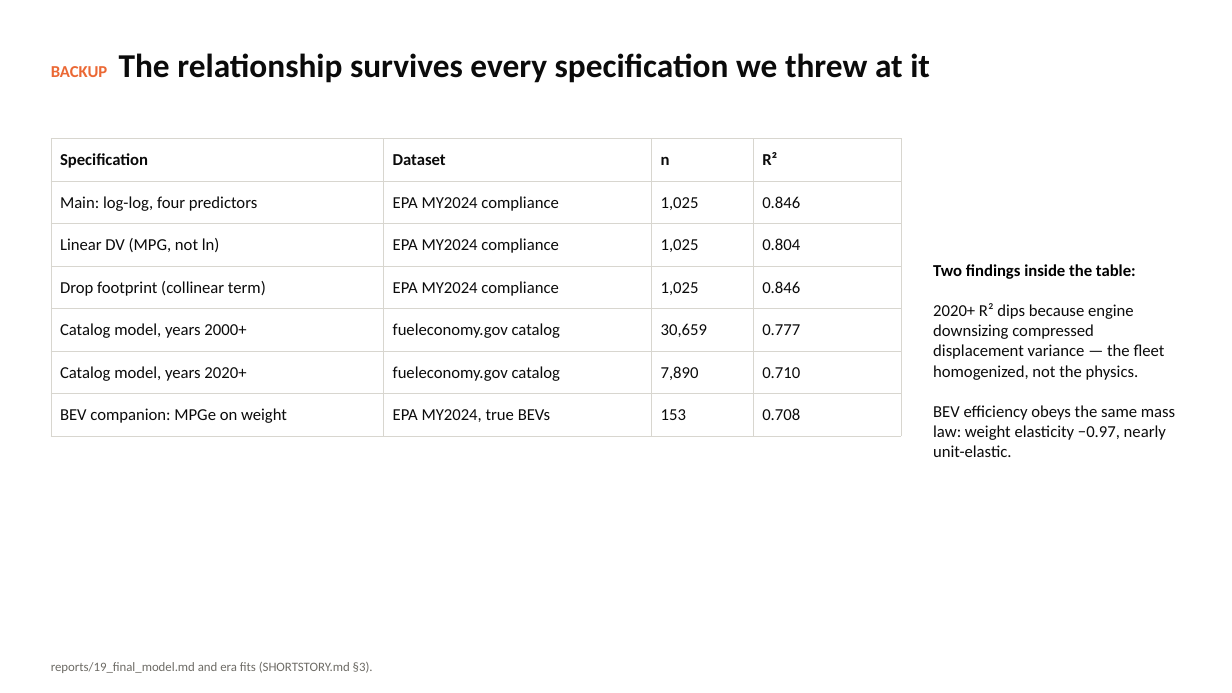
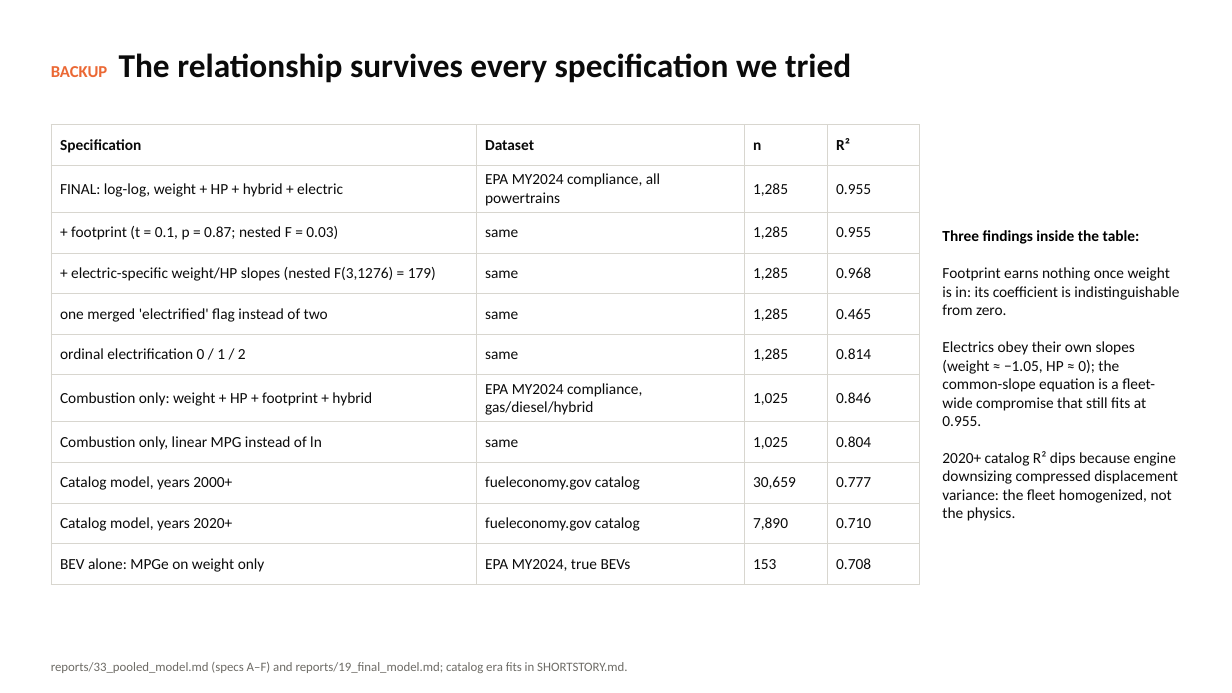
Before and after one commit to SCherwonik/OS3180, a slide deck: slide 24 of MPG Prediction Deck.pptx (slide 22 before the commit). Drawn at 1232x693 pixels with LibreOffice and Linux fonts; fonts in the diff are those of the drawing. Boxes give left, top, right and bottom in pixels: in the first picture for what was removed or moved away, otherwise in the second. Text is boxed around its words. In the diff, an @@ line names an element or a change of style, - is before the commit and + after.

```diff
--- a/MPG Prediction Deck.pptx
+++ b/MPG Prediction Deck.pptx
@@ text at [51, 53, 851, 83]: text changed @@
-BACKUP The relationship survives every specification we threw at it
+BACKUP The relationship survives every specification we tried
@@ table at [51, 125, 920, 576] @@
-row 2: Main: log-log, four predictors | EPA MY2024 compliance | 1,025 | 0.846
-row 3: Linear DV (MPG, not ln) | EPA MY2024 compliance | 1,025 | 0.804
-row 4: Drop footprint (collinear term) | EPA MY2024 compliance | 1,025 | 0.846
+row 2: FINAL: log-log, weight + HP + hybrid + electric | EPA MY2024 compliance, all powertrains | 1,285 | 0.955
+row 3: + footprint (t = 0.1, p = 0.87; nested F = 0.03) | same | 1,285 | 0.955
+row 4: + electric-specific weight/HP slopes (nested F(3,1276) = 179) | same | 1,285 | 0.968
+row 5: one merged 'electrified' flag instead of two | same | 1,285 | 0.465
+row 6: ordinal electrification 0 / 1 / 2 | same | 1,285 | 0.814
+row 7: Combustion only: weight + HP + footprint + hybrid | EPA MY2024 compliance, gas/diesel/hybrid | 1,025 | 0.846
+row 8: Combustion only, linear MPG instead of ln | same | 1,025 | 0.804
-row 11, column 1: BEV companion: MPGe on weight
+row 11, column 1: BEV alone: MPGe on weight only
@@ table: place and size @@
-table at [51, 139, 901, 427]
+table at [51, 125, 920, 576]
@@ text at [942, 230, 1179, 521]: text changed; size 13 to 12 pt @@
-Two findings inside the table:
-2020+ R² dips because engine downsizing compressed displacement variance — the fleet homogenized, not the physics.
-BEV efficiency obeys the same mass law: weight elasticity −0.97, nearly unit-elastic.
+Three findings inside the table:
+Footprint earns nothing once weight is in: its coefficient is indistinguishable from zero.
+Electrics obey their own slopes (weight ≈ −1.05, HP ≈ 0); the common-slope equation is a fleet-wide compromise that still fits at 0.955.
+2020+ catalog R² dips because engine downsizing compressed displacement variance: the fleet homogenized, not the physics.
@@ text at [51, 662, 627, 673]: text changed @@
-reports/19_final_model.md and era fits (SHORTSTORY.md §3).
+reports/33_pooled_model.md (specs A–F) and reports/19_final_model.md; catalog era fits in SHORTSTORY.md.
```
Also in this commit, not shown: 18 other slides changed, 15 slides added, 10 slides removed, 23 other files.
